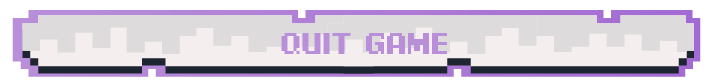
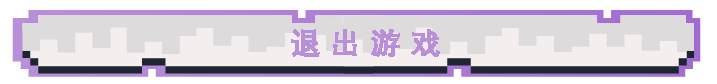
Before/after of a 717×84 layered artwork. What changed in the layer stack:
added layer "退 出 游 戏" above "图层 1 拷贝" over (291, 29, 440, 57)
added layer "图层 1 拷贝" above "图层 1" over (280, 27, 450, 57)
hid "图层 1" over (280, 27, 450, 57)
